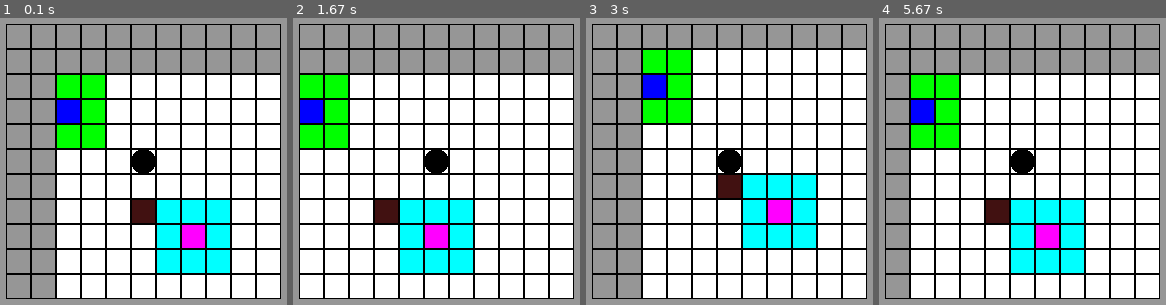
Above: before the commit, frames 1-4 (left to right).
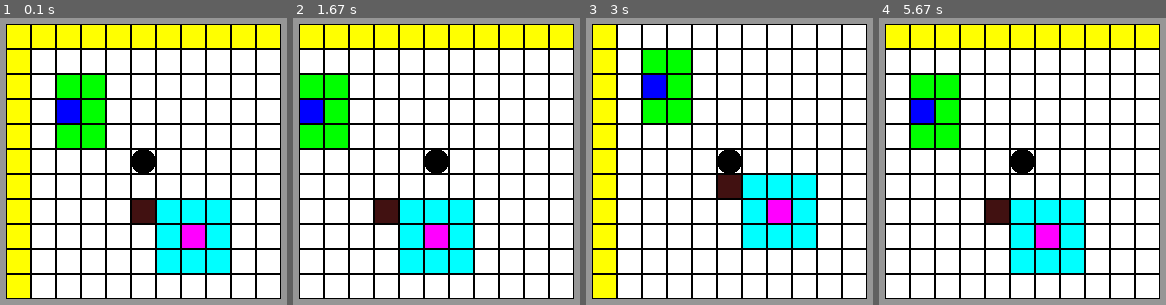
Above: after the commit, the same moments.

Repository: josh-reynolds/Python
Game: pygame game, started from pygame/nulltima/main.py
The game is run twice, just before and just after one commit, with the same random seed, the same clock (stepped at 60 frames per second) and the same inputs.
Inputs:
- Up to frame 1 (0.1 s): no input
- Up to frame 2 (1.67 s): hold Right 0.33-0.8 s; hold Right 1.17-1.63 s
- Up to frame 3 (3 s): hold Left 1.67-2.2 s; hold Down 2.23-2.53 s; hold Left 2.57-2.97 s
- Up to frame 4 (5.67 s): hold Up 3-3.37 s; hold Right 3.4-4.03 s; hold Down 4.07-4.43 s; hold Left 4.47-4.93 s; hold Right 4.97-5.43 s; hold Up from 5.47 s (still down)

The runs differ from the first frame. In frame 1, 26% of the frame differs, in the area x 2-98%, y 2-98%; in frame 2, 14%; in frame 3, 20%; in frame 4, 20%.

Commit message:
Modifying boundary condition towards player-centered coordinates on the grid

Diff:
--- a/pygame/nulltima/grid.py
+++ b/pygame/nulltima/grid.py
@@ -49,13 +49,13 @@
     def boundary_check(self, x, y):
         if x < 0:
             x = 0
-        if x > self.world.width() - self.width:
-            x = self.world.width() - self.width
+        if x > self.world.width():
+            x = self.world.width()
 
         if y < 0:
             y = 0
-        if y > self.world.height() - self.height:
-            y = self.world.height() - self.height
+        if y > self.world.height():
+            y = self.world.height()
 
         return (x, y)
 
@@ -114,9 +114,9 @@
     def test_boundary_check(self):
         self.assertEqual(self.g.boundary_check(-1, -1), (0, 0))
         self.assertEqual(self.g.boundary_check(-1, 2), (0, 2))
-        self.assertEqual(self.g.boundary_check(3, -1), (2, 0))
+        self.assertEqual(self.g.boundary_check(3, -1), (3, 0))
         self.assertEqual(self.g.boundary_check(0, 0), (0, 0))
-        self.assertEqual(self.g.boundary_check(3, 3), (2, 2))
+        self.assertEqual(self.g.boundary_check(3, 3), (3, 3))
 
 # ---------------------------------------------------------------------------
 if __name__ == '__main__':
--- a/pygame/nulltima/large_world.txt
+++ b/pygame/nulltima/large_world.txt
@@ -1,40 +1,40 @@
-9 9 9 9 9 9 9 9 9 9 9 9 9 9 9 9 9 9 9 9 9 9 9 9 9 9 9 9 9 9 9 9 9 9 9 9 9 9 9 9
-9 9 9 9 9 9 9 9 9 9 9 9 9 9 9 9 9 9 9 9 9 9 9 9 9 9 9 9 9 9 9 9 9 9 9 9 9 9 9 9
-9 9 3 3 1 1 1 1 1 1 1 1 1 1 1 1 1 1 1 1 1 1 1 1 1 1 1 1 1 1 1 1 1 1 1 1 1 1 9 9
-9 9 4 3 1 1 1 1 1 1 1 1 1 1 1 1 1 1 1 1 1 1 1 1 1 1 1 1 1 1 1 1 1 1 1 1 1 1 9 9
-9 9 3 3 1 1 1 1 1 1 1 1 1 1 1 1 1 1 1 1 1 1 1 1 1 1 1 1 1 1 1 1 1 1 1 1 1 1 9 9
-9 9 1 1 1 1 1 1 1 1 1 1 1 1 1 1 1 1 1 1 1 8 1 1 1 1 1 1 1 1 1 1 1 1 1 1 1 1 9 9
-9 9 1 1 1 1 1 1 1 1 1 1 1 1 1 1 1 1 1 8 8 8 1 1 1 1 1 1 1 1 1 1 1 1 1 1 1 1 9 9
-9 9 1 1 1 8 5 5 5 1 1 1 1 1 1 1 1 1 1 1 1 1 1 1 1 1 1 1 1 1 1 1 1 1 1 1 1 1 9 9
-9 9 1 1 1 1 5 6 5 1 1 1 1 1 1 1 1 1 1 1 1 1 1 1 1 1 1 1 1 1 1 1 1 1 1 1 1 1 9 9
-9 9 1 1 1 1 5 5 5 1 1 1 1 1 1 1 1 1 1 1 1 1 1 5 1 1 1 1 1 1 1 1 1 1 1 1 1 1 9 9
-9 9 1 1 1 1 1 1 1 1 1 1 1 1 1 1 1 1 1 1 1 1 1 5 1 1 1 1 1 1 1 1 1 1 1 1 1 1 9 9
-9 9 1 1 1 1 1 1 1 1 1 1 1 1 1 1 1 1 1 1 1 1 1 5 5 5 1 1 1 1 1 1 1 1 1 1 1 1 9 9
-9 9 1 1 1 1 1 1 1 1 1 1 1 1 1 1 1 1 1 1 1 1 1 1 1 5 1 1 1 1 1 1 1 1 1 1 1 1 9 9
-9 9 1 1 1 1 1 1 3 3 3 1 1 1 1 1 1 1 1 1 1 1 1 1 1 5 1 1 1 1 1 1 1 1 1 1 1 1 9 9
-9 9 1 1 1 1 1 1 3 3 3 1 1 1 1 1 1 1 1 1 1 1 1 1 1 5 1 1 1 1 1 1 1 1 1 1 1 1 9 9
-9 9 1 1 1 1 1 1 3 3 3 1 1 1 1 1 1 1 1 1 1 1 1 1 1 5 1 1 1 1 1 1 1 1 1 1 1 1 9 9
-9 9 1 1 1 1 1 1 1 1 1 1 1 1 1 1 1 1 1 1 1 1 1 1 1 5 1 1 1 1 7 1 1 1 1 1 1 1 9 9
-9 9 1 1 1 1 1 1 1 1 1 1 1 1 1 1 1 1 1 1 1 1 1 1 1 5 1 1 1 1 7 7 7 1 1 1 1 1 9 9
-9 9 1 1 1 1 1 1 1 1 1 1 1 1 1 1 1 1 1 1 1 1 1 1 1 5 1 1 1 7 7 7 1 1 1 1 1 1 9 9
-9 9 1 1 1 1 1 1 1 1 1 1 1 1 1 1 1 8 8 8 8 8 1 1 1 1 1 1 1 1 1 1 1 1 1 1 1 1 9 9
-9 9 1 1 1 1 1 1 1 1 1 1 8 8 8 8 8 8 1 1 1 1 1 1 1 1 1 1 1 1 1 1 1 1 1 1 1 1 9 9
-9 9 1 1 1 1 1 1 1 1 1 1 1 1 1 1 1 1 1 1 1 1 1 1 1 1 1 1 1 1 1 1 1 1 1 1 1 1 9 9
-9 9 1 1 1 1 1 1 1 1 1 1 1 1 1 1 1 1 1 1 1 1 1 1 1 1 1 1 1 1 1 1 1 1 1 1 1 1 9 9
-9 9 1 1 1 1 1 1 1 1 1 1 1 1 1 1 4 1 1 1 1 1 1 1 1 1 1 1 1 1 1 1 1 1 1 1 1 1 9 9
-9 9 1 1 1 1 1 1 1 1 1 1 1 1 4 4 4 4 4 4 1 1 1 1 1 1 1 1 1 1 1 1 1 1 1 1 1 1 9 9
-9 9 1 1 1 1 1 1 1 1 1 1 1 1 4 4 4 4 4 4 1 1 1 1 1 1 1 1 1 1 1 1 1 1 1 1 1 1 9 9
-9 9 1 1 1 1 1 1 1 1 1 1 1 1 1 1 4 4 1 1 1 1 1 1 1 1 1 1 1 1 1 1 1 1 1 1 1 1 9 9
-9 9 1 1 1 1 1 1 1 1 1 1 1 1 1 1 4 1 1 1 1 1 1 1 1 1 1 1 1 1 1 1 1 1 1 1 1 1 9 9
-9 9 1 1 1 1 1 1 1 1 1 1 1 1 1 1 1 1 1 1 1 1 1 1 1 1 1 1 1 1 1 1 1 1 1 1 1 1 9 9
-9 9 1 1 1 1 1 1 1 1 1 1 1 1 1 1 1 1 1 1 1 1 1 1 1 1 1 1 1 1 1 1 1 1 1 1 1 1 9 9
-9 9 1 1 1 1 2 2 1 1 1 1 1 8 1 1 1 1 1 1 1 1 1 1 1 1 1 1 1 1 1 1 1 1 1 1 1 1 9 9
-9 9 1 1 1 1 1 1 1 1 1 1 8 8 1 1 1 1 1 1 1 1 1 1 1 1 1 1 1 1 1 1 1 1 1 1 1 1 9 9
-9 9 1 1 1 1 1 1 1 1 1 1 1 1 1 1 1 1 1 1 1 6 6 1 1 1 1 1 1 1 1 8 1 1 1 1 1 1 9 9
-9 9 1 1 1 2 2 2 1 1 1 1 1 1 1 1 1 1 1 1 6 6 6 6 1 1 1 1 1 1 1 8 1 1 1 1 1 1 9 9
-9 9 1 1 1 2 2 2 1 1 1 1 1 1 1 1 1 1 1 1 6 6 6 1 1 1 1 1 1 1 1 8 1 1 1 1 1 1 9 9
-9 9 1 1 1 1 1 1 1 1 1 1 1 1 1 1 1 1 1 1 1 6 1 1 1 1 1 1 1 1 1 8 8 8 8 1 1 1 9 9
-9 9 1 1 1 1 1 1 1 1 1 1 1 1 1 1 1 1 1 1 1 1 1 1 1 1 1 1 1 1 1 1 1 1 1 1 1 1 9 9
-9 9 1 1 1 1 1 1 1 1 1 1 1 1 1 1 1 1 1 1 1 1 1 1 1 1 1 1 1 1 1 1 1 1 1 1 1 1 9 9
-9 9 9 9 9 9 9 9 9 9 9 9 9 9 9 9 9 9 9 9 9 9 9 9 9 9 9 9 9 9 9 9 9 9 9 9 9 9 9 9
-9 9 9 9 9 9 9 9 9 9 9 9 9 9 9 9 9 9 9 9 9 9 9 9 9 9 9 9 9 9 9 9 9 9 9 9 9 9 9 9
+7 7 7 7 7 7 7 7 7 7 7 7 7 7 7 7 7 7 7 7 7 7 7 7 7 7 7 7 7 7 7 7 7 7 7 7 7 7 7 7
+7 1 1 1 1 1 1 1 1 1 1 1 1 1 1 1 1 1 1 1 1 1 1 1 1 1 1 1 1 1 1 1 1 1 1 1 1 1 1 7
+7 1 3 3 1 1 1 1 1 1 1 1 1 1 1 1 1 1 1 1 1 1 1 1 1 1 1 1 1 1 1 1 1 1 1 1 1 1 1 7
+7 1 4 3 1 1 1 1 1 1 1 1 1 1 1 1 1 1 1 1 1 1 1 1 1 1 1 1 1 1 1 1 1 1 1 1 1 1 1 7
+7 1 3 3 1 1 1 1 1 1 1 1 1 1 1 1 1 1 1 1 1 1 1 1 1 1 1 1 1 1 1 1 1 1 1 1 1 1 1 7
+7 1 1 1 1 1 1 1 1 1 1 1 1 1 1 1 1 1 1 1 1 8 1 1 1 1 1 1 1 1 1 1 1 1 1 1 1 1 1 7
+7 1 1 1 1 1 1 1 1 1 1 1 1 1 1 1 1 1 1 8 8 8 1 1 1 1 1 1 1 1 1 1 1 1 1 1 1 1 1 7
+7 1 1 1 1 8 5 5 5 1 1 1 1 1 1 1 1 1 1 1 1 1 1 1 1 1 1 1 1 1 1 1 1 1 1 1 1 1 1 7
+7 1 1 1 1 1 5 6 5 1 1 1 1 1 1 1 1 1 1 1 1 1 1 1 1 1 1 1 1 1 1 1 1 1 1 1 1 1 1 7
+7 1 1 1 1 1 5 5 5 1 1 1 1 1 1 1 1 1 1 1 1 1 1 5 1 1 1 1 1 1 1 1 1 1 1 1 1 1 1 7
+7 1 1 1 1 1 1 1 1 1 1 1 1 1 1 1 1 1 1 1 1 1 1 5 1 1 1 1 1 1 1 1 1 1 1 1 1 1 1 7
+7 1 1 1 1 1 1 1 1 1 1 1 1 1 1 1 1 1 1 1 1 1 1 5 5 5 1 1 1 1 1 1 1 1 1 1 1 1 1 7
+7 1 1 1 1 1 1 1 1 1 1 1 1 1 1 1 1 1 1 1 1 1 1 1 1 5 1 1 1 1 1 1 1 1 1 1 1 1 1 7
+7 1 1 1 1 1 1 1 3 3 3 1 1 1 1 1 1 1 1 1 1 1 1 1 1 5 1 1 1 1 1 1 1 1 1 1 1 1 1 7
+7 1 1 1 1 1 1 1 3 3 3 1 1 1 1 1 1 1 1 1 1 1 1 1 1 5 1 1 1 1 1 1 1 1 1 1 1 1 1 7
+7 1 1 1 1 1 1 1 3 3 3 1 1 1 1 1 1 1 1 1 1 1 1 1 1 5 1 1 1 1 1 1 1 1 1 1 1 1 1 7
+7 1 1 1 1 1 1 1 1 1 1 1 1 1 1 1 1 1 1 1 1 1 1 1 1 5 1 1 1 1 7 1 1 1 1 1 1 1 1 7
+7 1 1 1 1 1 1 1 1 1 1 1 1 1 1 1 1 1 1 1 1 1 1 1 1 5 1 1 1 1 7 7 7 1 1 1 1 1 1 7
+7 1 1 1 1 1 1 1 1 1 1 1 1 1 1 1 1 1 1 1 1 1 1 1 1 5 1 1 1 7 7 7 1 1 1 1 1 1 1 7
+7 1 1 1 1 1 1 1 1 1 1 1 1 1 1 1 1 8 8 8 8 8 1 1 1 1 1 1 1 1 1 1 1 1 1 1 1 1 1 7
+7 1 1 1 1 1 1 1 1 1 1 1 8 8 8 8 8 8 1 1 1 1 1 1 1 1 1 1 1 1 1 1 1 1 1 1 1 1 1 7
+7 1 1 1 1 1 1 1 1 1 1 1 1 1 1 1 1 1 1 1 1 1 1 1 1 1 1 1 1 1 1 1 1 1 1 1 1 1 1 7
+7 1 1 1 1 1 1 1 1 1 1 1 1 1 1 1 1 1 1 1 1 1 1 1 1 1 1 1 1 1 1 1 1 1 1 1 1 1 1 7
+7 1 1 1 1 1 1 1 1 1 1 1 1 1 1 1 4 1 1 1 1 1 1 1 1 1 1 1 1 1 1 1 1 1 1 1 1 1 1 7
+7 1 1 1 1 1 1 1 1 1 1 1 1 1 4 4 4 4 4 4 1 1 1 1 1 1 1 1 1 1 1 1 1 1 1 1 1 1 1 7
+7 1 1 1 1 1 1 1 1 1 1 1 1 1 4 4 4 4 4 4 1 1 1 1 1 1 1 1 1 1 1 1 1 1 1 1 1 1 1 7
+7 1 1 1 1 1 1 1 1 1 1 1 1 1 1 1 4 4 1 1 1 1 1 1 1 1 1 1 1 1 1 1 1 1 1 1 1 1 1 7
+7 1 1 1 1 1 1 1 1 1 1 1 1 1 1 1 4 1 1 1 1 1 1 1 1 1 1 1 1 1 1 1 1 1 1 1 1 1 1 7
+7 1 1 1 1 1 1 1 1 1 1 1 1 1 1 1 1 1 1 1 1 1 1 1 1 1 1 1 1 1 1 1 1 1 1 1 1 1 1 7
+7 1 1 1 1 1 1 1 1 1 1 1 1 1 1 1 1 1 1 1 1 1 1 1 1 1 1 1 1 1 1 1 1 1 1 1 1 1 1 7
+7 1 1 1 1 1 2 2 1 1 1 1 1 8 1 1 1 1 1 1 1 1 1 1 1 1 1 1 1 1 1 1 1 1 1 1 1 1 1 7
+7 1 1 1 1 1 1 1 1 1 1 1 8 8 1 1 1 1 1 1 1 1 1 1 1 1 1 1 1 1 1 1 1 1 1 1 1 1 1 7
+7 1 1 1 1 1 1 1 1 1 1 1 1 1 1 1 1 1 1 1 1 6 6 1 1 1 1 1 1 1 1 8 1 1 1 1 1 1 1 7
+7 1 1 1 1 2 2 2 1 1 1 1 1 1 1 1 1 1 1 1 6 6 6 6 1 1 1 1 1 1 1 8 1 1 1 1 1 1 1 7
+7 1 1 1 1 2 2 2 1 1 1 1 1 1 1 1 1 1 1 1 6 6 6 1 1 1 1 1 1 1 1 8 1 1 1 1 1 1 1 7
+7 1 1 1 1 1 1 1 1 1 1 1 1 1 1 1 1 1 1 1 1 6 1 1 1 1 1 1 1 1 1 8 8 8 8 1 1 1 1 7
+7 1 1 1 1 1 1 1 1 1 1 1 1 1 1 1 1 1 1 1 1 1 1 1 1 1 1 1 1 1 1 1 1 1 1 1 1 1 1 7
+7 1 1 1 1 1 1 1 1 1 1 1 1 1 1 1 1 1 1 1 1 1 1 1 1 1 1 1 1 1 1 1 1 1 1 1 1 1 1 7
+7 1 1 1 1 1 1 1 1 1 1 1 1 1 1 1 1 1 1 1 1 1 1 1 1 1 1 1 1 1 1 1 1 1 1 1 1 1 1 7
+7 7 7 7 7 7 7 7 7 7 7 7 7 7 7 7 7 7 7 7 7 7 7 7 7 7 7 7 7 7 7 7 7 7 7 7 7 7 7 7
--- a/pygame/nulltima/world.py
+++ b/pygame/nulltima/world.py
@@ -22,7 +22,11 @@
         self.contents = contents
 
     def get_cell(self, x, y):
-        return terrains[self.contents[x][y]]
+        if (x >= 0 and x < len(self.contents[0]) and
+            y >= 0 and y < len(self.contents)):
+                return terrains[self.contents[x][y]]
+        else:
+            return terrains[9]
 
     def open_file(self, filename):
         f = open(filename, 'r')
